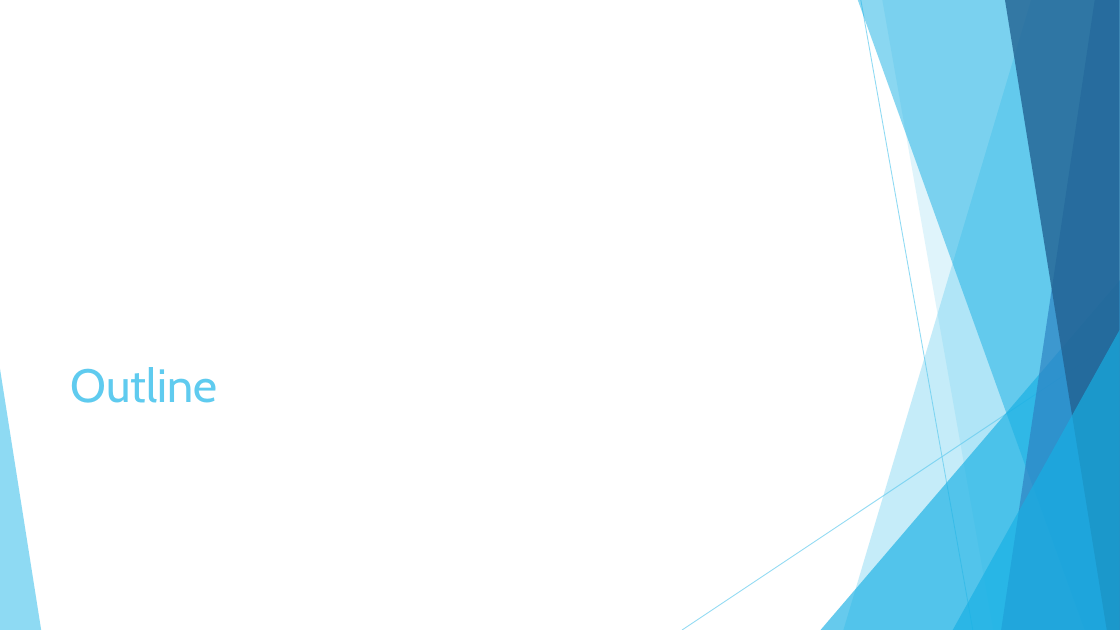
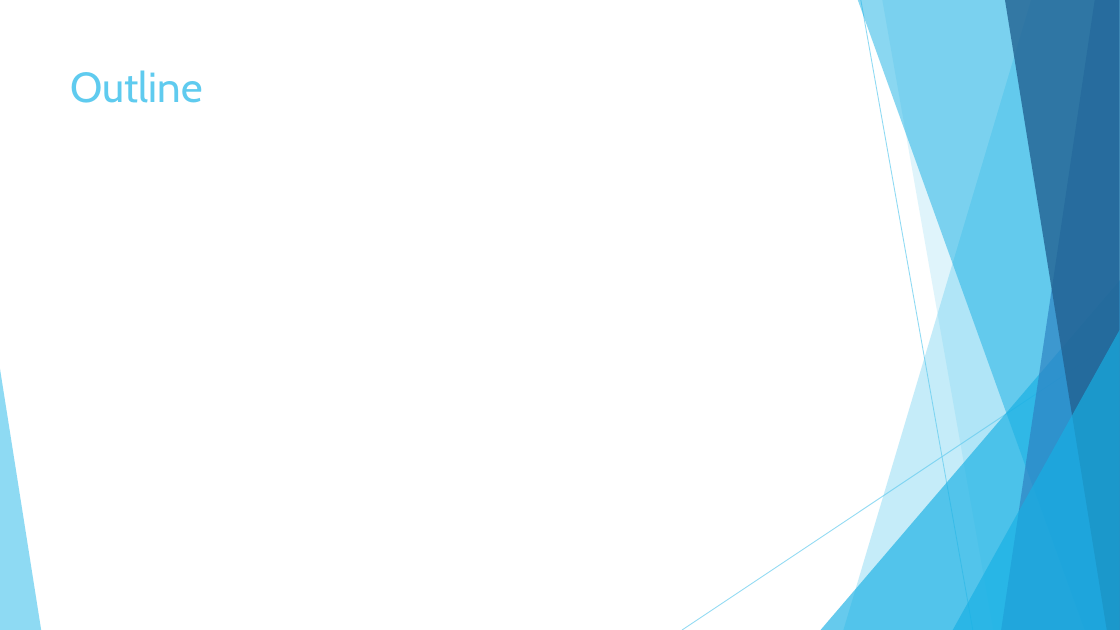
Before and after one commit to hungchun0201/Reliable_multicast_simulation, a slide deck: slide 2 of Final_project_reliable_multicast_retransmission_scheme.pptx. Drawn at 1120x630 pixels with LibreOffice and Linux fonts; fonts in the diff are those of the drawing. Boxes give left, top, right and bottom in pixels: in the first picture for what was removed or moved away, otherwise in the second. Text is boxed around its words. In the diff, an @@ line names an element or a change of style, - is before the commit and + after.

```diff
--- a/Final_project_reliable_multicast_retransmission_scheme.pptx
+++ b/Final_project_reliable_multicast_retransmission_scheme.pptx
@@ title "Outline" moved from (x1=71, y1=367, x2=218, y2=403) to (x1=71, y1=70, x2=203, y2=103) @@
@@ title "Outline" at (x1=71, y1=70, x2=203, y2=103): size 40 to 36 pt; vertical alignment bottom to top @@
```
Also in this commit, not shown: 5 other slides changed, 13 slides added, 3 slides removed, 10 other files.
